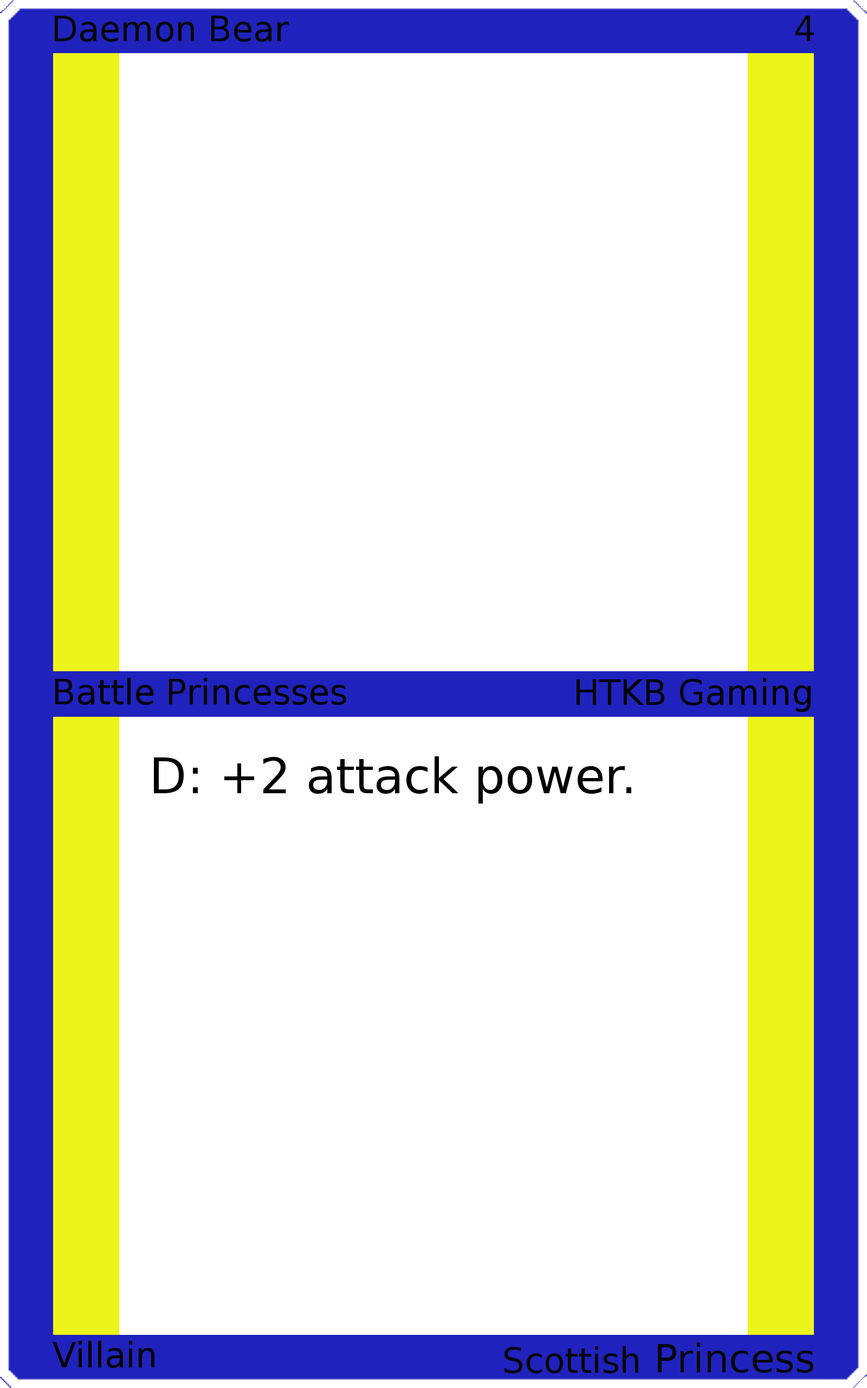
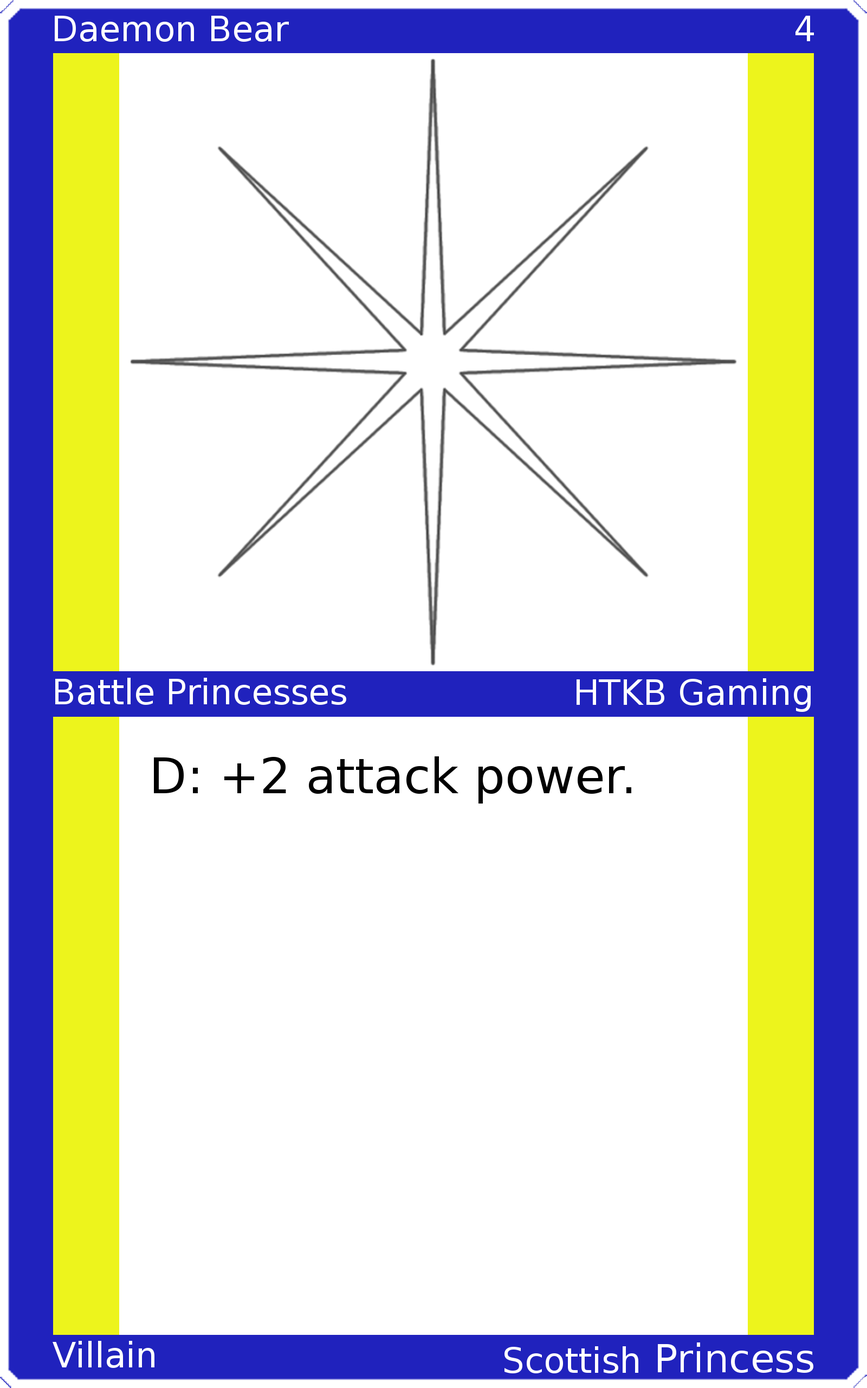
Revision of a layered w=867, h=1388 image; what changed, layer by layer:
painted on "Upper Left" over [left=54, top=15, right=289, bottom=42]
painted on "Upper Right" over [left=795, top=15, right=815, bottom=42]
painted on "Mid Left" over [left=55, top=677, right=347, bottom=705]
painted on "Mid Right" over [left=576, top=678, right=811, bottom=712]
painted on "Bottom Left" over [left=52, top=1340, right=155, bottom=1368]
painted on "Bottom Right" over [left=504, top=1342, right=814, bottom=1373]
added layer "Art" above "Top Background" over [left=129, top=57, right=738, bottom=666]
